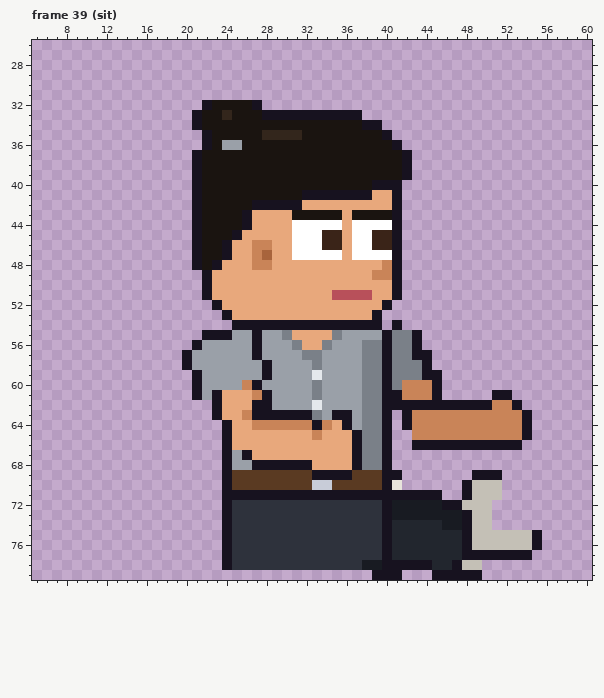
Edited in one commit: pixel-art file (sprites/clients/client_mina_right_anim.aseprite). The picture above was drawn from the file before the commit.
64x80 pixels, 85 frames. Colours within 5 levels of each other are drawn and written as one. Shown: frame 39 (sit): x 5..60, y 26..79. The commit also changed other frames, which this record leaves out.
Once edited:
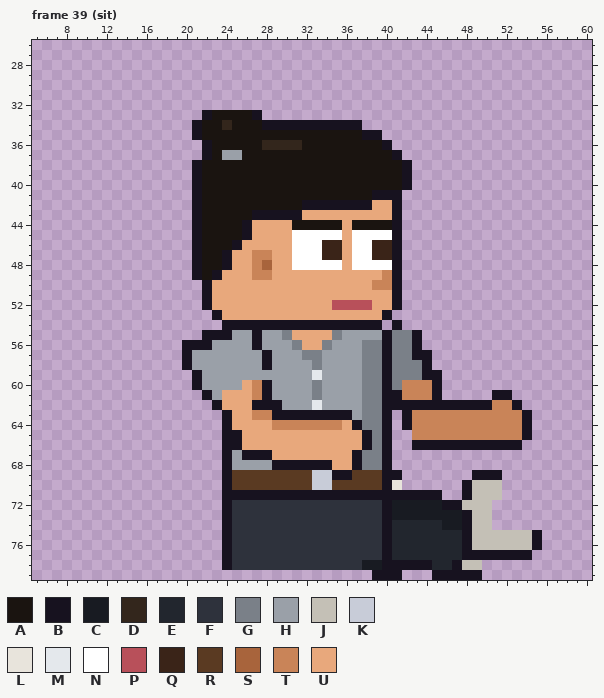
Palette (. is transparent): A #1a1410  B #17121f  C #181b22  D #33261c  E #22262e  F #2e323c  G #7a8088  H #9aa0a8  J #c4c0b6  K #c8ccd8  L #e8e4dc  M #e4e8ec  N #ffffff  P #b8505a  Q #3a2418  R #5a3a22  S #a8643c  T #c98458  U #e8a87c
Diff:
Frame 39 (sit):
The edit turns colour B into colour A in row 35 at x 22; in row 40 at x 39 to 41; in row 41 at x 32 to 38; in row 42 at x 27 to 31; in row 43 at x 26; in row 45 at x 25.
The edit turns colour B into colour A in row 46 at x 24; in row 48 at x 23; in row 49 at x 22.
The edit turns colour D into colour A in row 33 at x 24; in row 35 at x 28 to 31.
The edit turns colour H into colour A in row 36 at x 24 to 25.
The edit turns colour N into colour A in row 44 at x 31 to 35 and 37 to 40.
There is now colour B in row 35 at x 21; in row 40 at x 42; in row 49 at x 21; in row 52 at x 22 and 41; in row 53 at x 23 and 40; in row 54 at x 24.
There is now colour B in row 56 at x 20.
The edit turns colour A into colour B in row 33 at x 22 and 27; in row 34 at x 28 to 37; in row 35 at x 38 to 39; in row 36 at x 40; in row 37 at x 22 and 41; in row 43 at x 31.
The edit turns colour G into colour B in row 63 at x 33; in rows 65 to 66 at x 38.
The edit turns colour H into colour B in row 56 at x 22; in row 57 at x 28; in row 60 at x 28; in row 61 at x 22; in row 62 at x 29; in row 63 at x 34.
The edit turns colour H into colour B in row 64 at x 37.
The edit turns colour U into colour B in row 41 at x 39 to 40; in row 42 at x 32 to 38; in row 43 at x 27 to 30; in row 45 at x 26; in row 46 at x 25; in row 48 at x 24.
The edit turns colour U into colour B in row 49 at x 23; in row 63 at x 24; in rows 65 to 66 at x 25; in row 67 at x 27 to 28; in row 68 at x 33 to 34.
The edit turns colour A into colour D in row 34 at x 24; in row 36 at x 28 to 31.
The edit turns colour A into colour H in row 37 at x 24 to 25.
The edit turns colour B into colour H in row 57 at x 27; in row 59 at x 28; in row 61 at x 23; in row 68 at x 27 to 28.
The edit turns colour B into colour K in row 69 at x 33 to 34.
The edit turns colour Q into colour N in row 45 at x 34 to 35 and 39 to 40.
The edit turns colour T into colour N in row 48 at x 40.
The edit turns colour U into colour N in row 48 at x 31 to 35 and 37 to 39.
The edit turns colour U into colour P in row 52 at x 35 to 38.
The edit turns colour N into colour Q in row 47 at x 34 to 35 and 39 to 40.
The edit turns colour T into colour S in row 48 at x 28.
The edit turns colour B into colour T in row 60 at x 27; in row 63 at x 27 to 28; in row 64 at x 33.
The edit turns colour S into colour T in row 47 at x 28.
The edit turns colour U into colour T in row 49 at x 27 to 28; in row 50 at x 39 to 40; in row 64 at x 35.
The edit turns colour A into colour U in row 43 at x 32 to 35 and 37 to 40.
The edit turns colour B into colour U in row 52 at x 23 and 40; in row 53 at x 24 and 39; in row 64 at x 36; in rows 65 to 66 at x 37.
The edit turns colour P into colour U in row 51 at x 35 to 38.
The edit turns colour T into colour U in row 46 at x 27 to 28; in row 49 at x 39; in row 60 at x 26; in row 63 at x 26; in row 64 at x 27 to 28; in row 65 at x 33.
Colour A is gone in row 32 at x 23 to 26.
Colour B is gone in row 32 at x 22 and 27; in row 33 at x 21 and 28 to 37; in row 34 at x 38 to 39; in row 35 at x 40; in row 36 at x 41; in row 37 at x 21 and 42.
Colour B is gone in row 61 at x 21; in row 63 at x 23.
Pixel boxes of the changes (left, top, right, bottom) in both pictures:
changed: (182, 100, 412, 480)
